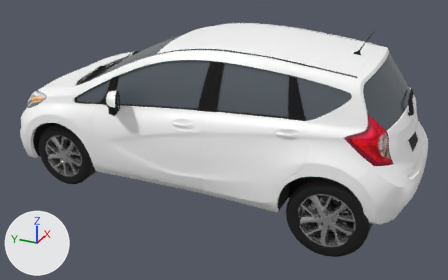
The glTF model public/assets/board/cars/hatchback.glb, before and after one commit.
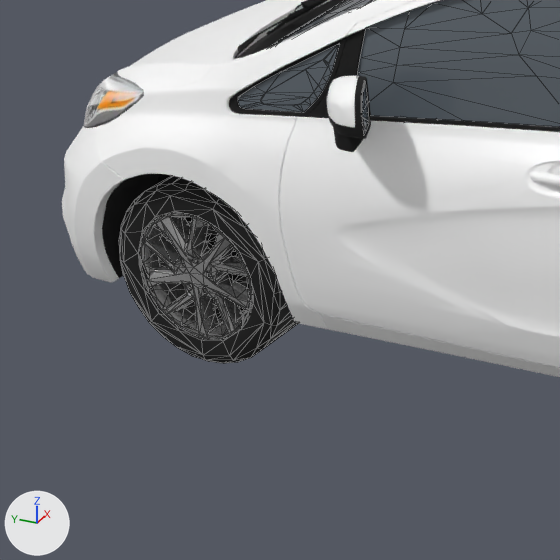
The first picture shows the older version from a 50 mm camera at (-4.92, -2.35, 2.97) aimed at (-0.08, -0.17, 0.55). The close-ups show the older and then the newer version on the part from 0% to 41% of the width and 24% to 89% of the height of that picture. Only the edits that show in the close-ups are written down. The axes (+X, +Y, +Z) are drawn at lower left. The lights are the same throughout. The close-ups show mesh edges as thin lines. Where no turn or scale is listed for an object, it has been applied to the vertices. Vertices at exactly the same position are counted once.

In view in the first close-up: 'body', 'glass', 'paint', 'wheel_fl'.
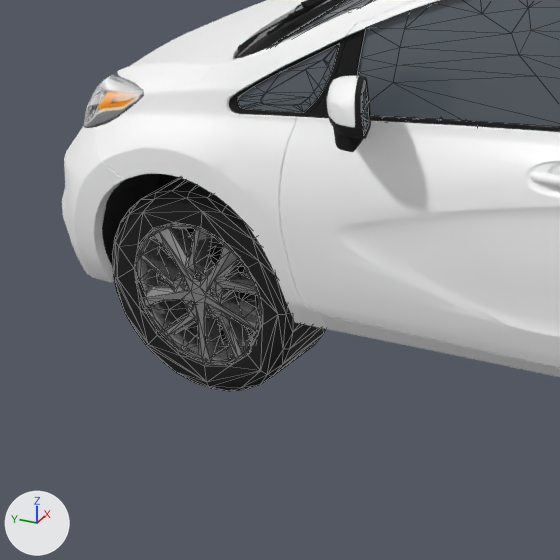
Where the change shows, as pixel boxes (x1, y1, x2, y2) in the close-ups (560 x 560 px; the box of a moved part takes in the faces that stretch with it):
'wheel_fl', reshaped, moved, rescaled (19% wider, 14% taller): before (119, 176, 298, 363); after (112, 178, 326, 391)
part 1 of me_wheel_fl, moved or reshaped: before (125, 184, 290, 363); after (119, 191, 311, 391)

The change, as a diff of the scene's bpy script:
```diff
--- a/public/assets/board/cars/hatchback.glb.py
+++ b/public/assets/board/cars/hatchback.glb.py
@@ me_wheel_fl @@
 # used by ob_wheel_fl; parent = ob_hatchback; location = (-0.524, 1.188, 0.4); scale = (0.3, 0.3, 0.3)
-me_wheel_fl.from_pydata(...)  # 609 vertices, 981 faces; spans x -0.74..0.74, y -1.0..1.0, z -1.0..1.0
+me_wheel_fl.from_pydata(...)  # 614 vertices, 992 faces; spans x -0.75..0.75, y -1.0..1.0, z -1.0..1.0
+# me_wheel_fl part 1: 2 vertices moved from x -0.68, y -1.0..-0.98, z -0.2..0.0 to x -0.67, y -1.0..-0.98, z -0.19..0.0; 35 vertices removed from x -0.74..-0.33, y -0.96..0.5, z -0.89..0.89; 40 vertices added at x -0.74..-0.32, y -0.96..0.49, z -0.88..0.88
+# other edits to the shape of me_wheel_fl do not show in these pictures
 me_wheel_fl.materials.append(mat_material_011)
@@ ob_wheel_fl @@
 ob_wheel_fl.parent = ob_hatchback
-ob_wheel_fl.location = (-0.524, 1.188, 0.4)
-ob_wheel_fl.scale = (0.3, 0.3, 0.3)
+ob_wheel_fl.location = (-0.497, 1.188, 0.338)
+ob_wheel_fl.scale = (0.338, 0.338, 0.338)
```
